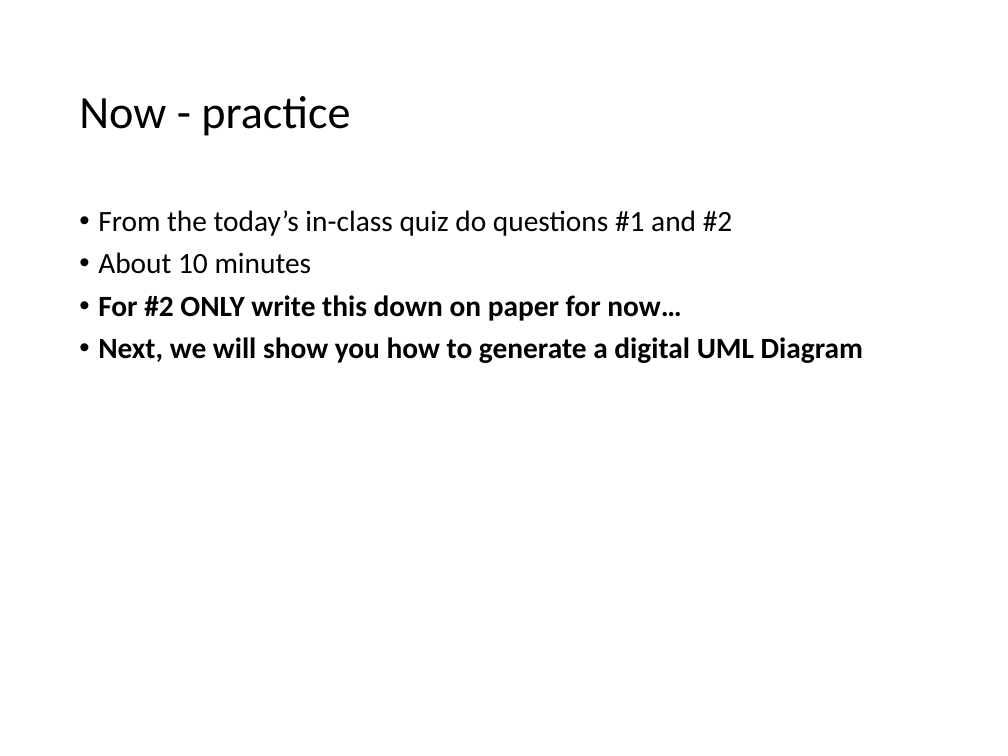
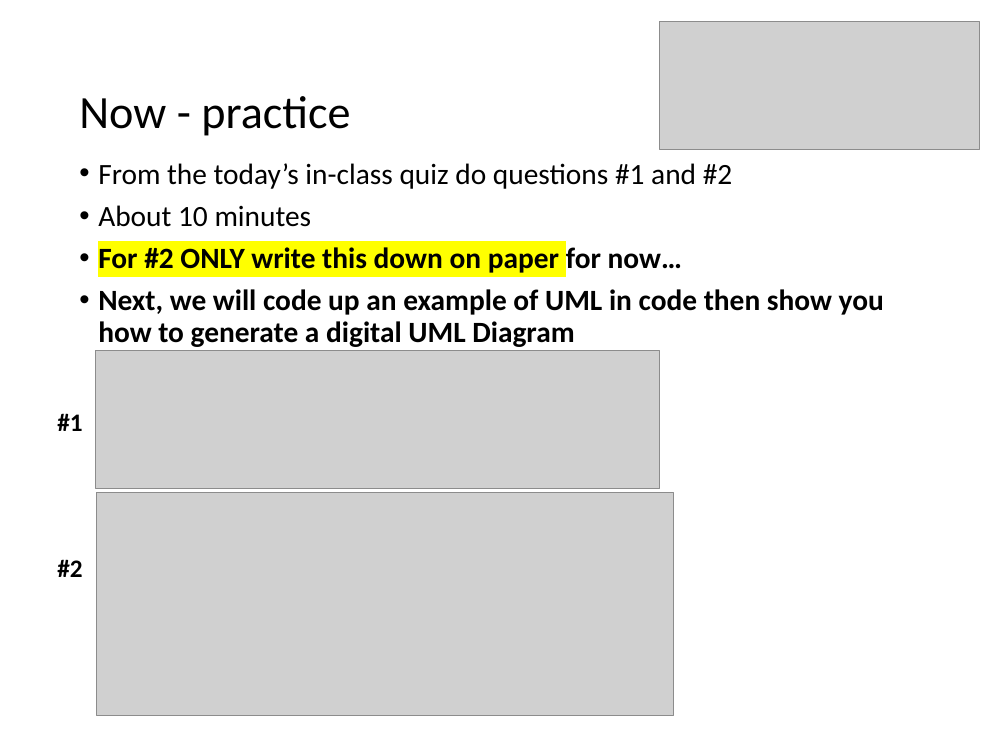
Before and after one commit to RHIT-CSSE/csse220, a slide deck: slide 14 of ClassMaterials/SETechniques/Slides/Part2-SETechniques-UML.pptx. Drawn at 1008x756 pixels with LibreOffice and Linux fonts; fonts in the diff are those of the drawing; grey boxes stand for pictures. Boxes give left, top, right and bottom in pixels: in the first picture for what was removed or moved away, otherwise in the second. Text is boxed around its words. In the diff, an @@ line names an element or a change of style, - is before the commit and + after.

```diff
--- a/ClassMaterials/SETechniques/Slides/Part2-SETechniques-UML.pptx
+++ b/ClassMaterials/SETechniques/Slides/Part2-SETechniques-UML.pptx
@@ picture added at (660,21,980,149) @@
@@ text "From the today’s in-class quiz ...": place and size @@
-text "From the today’s in-class quiz ..." at (98,210,863,363)
+text "From the today’s in-class quiz ..." at (98,163,884,347)
@@ text at (98,247,682,273): highlight none to #FFFF00 in "For #2 ONLY write this down on ..." @@
@@ text at (98,289,884,347): text changed @@
-• Next, we will show you how to generate a digital UML Diagram
+• Next, we will code up an example of UML in code then show you how to generate a digital UML Diagram
@@ picture added at (96,351,659,488) @@
@@ text added at (57,413,82,431), 18 pt, text #000000, bold @@
+#1
@@ picture added at (97,493,673,716) @@
@@ text added at (57,559,82,577), 18 pt, text #000000, bold @@
+#2
```
Also in this commit, not shown: 2 other slides changed, 4 slides removed, 6 other files.
